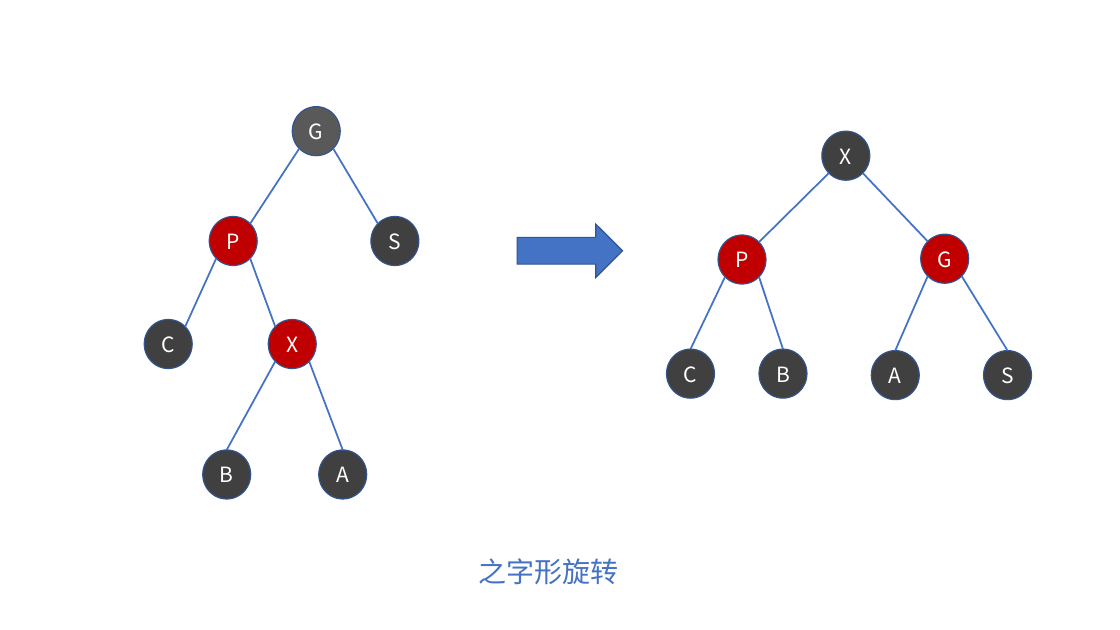
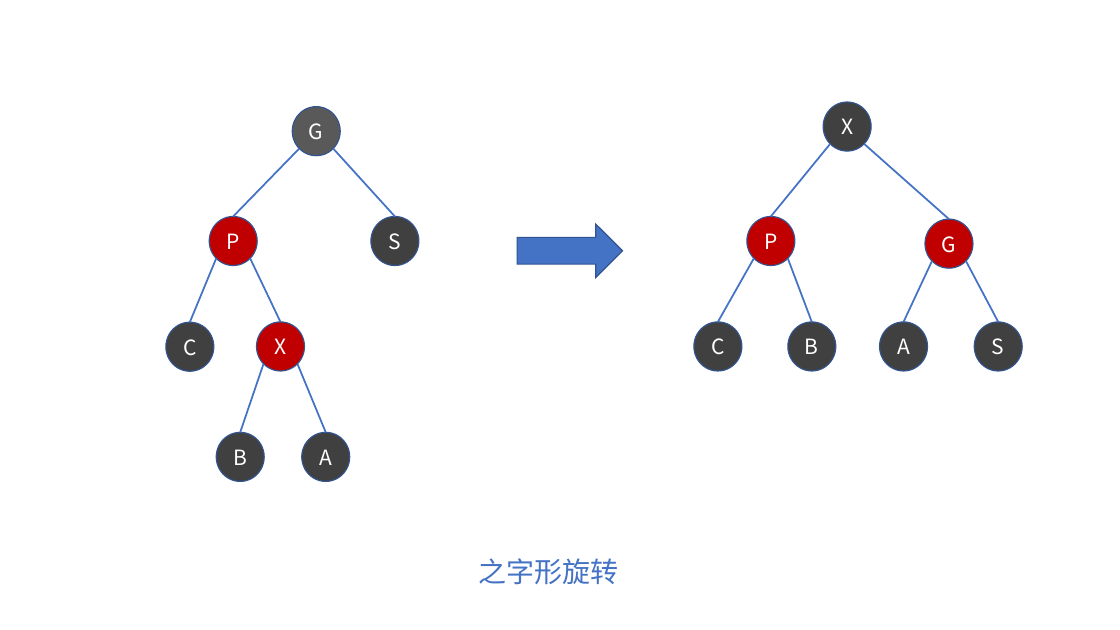
Before and after one commit to online-books/Data-Structures-and-Algorithm-Analysis-in-TS, a slide deck: slide 21 of Assets/visualization.pptx. Drawn at 1120x630 pixels with LibreOffice and Linux fonts; fonts in the diff are those of the drawing. Boxes give left, top, right and bottom in pixels: in the first picture for what was removed or moved away, otherwise in the second. Text is boxed around its words. In the diff, an @@ line names an element or a change of style, - is before the commit and + after.

```diff
--- a/Assets/visualization.pptx
+++ b/Assets/visualization.pptx
@@ ellipse "X": place and size @@
-ellipse "X" at [822,131,870,180]
+ellipse "X" at [823,102,871,150]
@@ line moved from (299, 149) - (250, 223) to (299, 149) - (234, 217) @@
@@ line moved from (334, 149) - (378, 223) to (334, 149) - (395, 217) @@
@@ line moved from (829, 173) - (760, 242) to (830, 144) - (771, 217) @@
@@ line moved from (928, 241) - (863, 173) to (949, 219) - (865, 144) @@
@@ ellipse "P": place and size @@
-ellipse "P" at [718,235,766,284]
+ellipse "P" at [747,217,795,266]
@@ ellipse "G": place and size @@
-ellipse "G" at [921,234,969,283]
+ellipse "G" at [925,219,973,268]
@@ line moved from (216, 259) - (185, 327) to (216, 259) - (190, 323) @@
@@ line moved from (276, 327) - (250, 259) to (281, 322) - (250, 259) @@
@@ line moved from (691, 350) - (725, 277) to (718, 322) - (755, 259) @@
@@ line moved from (783, 350) - (760, 277) to (812, 322) - (788, 259) @@
@@ line moved from (896, 350) - (928, 276) to (904, 322) - (933, 261) @@
@@ line moved from (962, 276) - (1007, 350) to (966, 261) - (998, 322) @@
@@ ellipse "C": place and size @@
-ellipse "C" at [145,319,192,368]
+ellipse "C" at [166,323,213,371]
@@ ellipse "X": place and size @@
-ellipse "X" at [268,319,316,368]
+ellipse "X" at [256,322,304,371]
@@ ellipse "C": place and size @@
-ellipse "C" at [666,350,714,398]
+ellipse "C" at [694,322,742,371]
@@ ellipse "B": place and size @@
-ellipse "B" at [760,350,807,398]
+ellipse "B" at [788,322,836,371]
@@ ellipse "A": place and size @@
-ellipse "A" at [871,350,919,399]
+ellipse "A" at [880,322,928,371]
@@ ellipse "S": place and size @@
-ellipse "S" at [984,350,1032,399]
+ellipse "S" at [975,322,1023,371]
@@ line moved from (227, 450) - (276, 361) to (240, 433) - (264, 364) @@
@@ line moved from (343, 450) - (309, 361) to (326, 433) - (297, 364) @@
@@ ellipse "B": place and size @@
-ellipse "B" at [202,450,250,499]
+ellipse "B" at [216,433,264,481]
@@ ellipse "A": place and size @@
-ellipse "A" at [318,450,366,499]
+ellipse "A" at [302,433,350,481]
```
Also in this commit, not shown: 2 other slides changed, 3 slides added, 8 other files.
